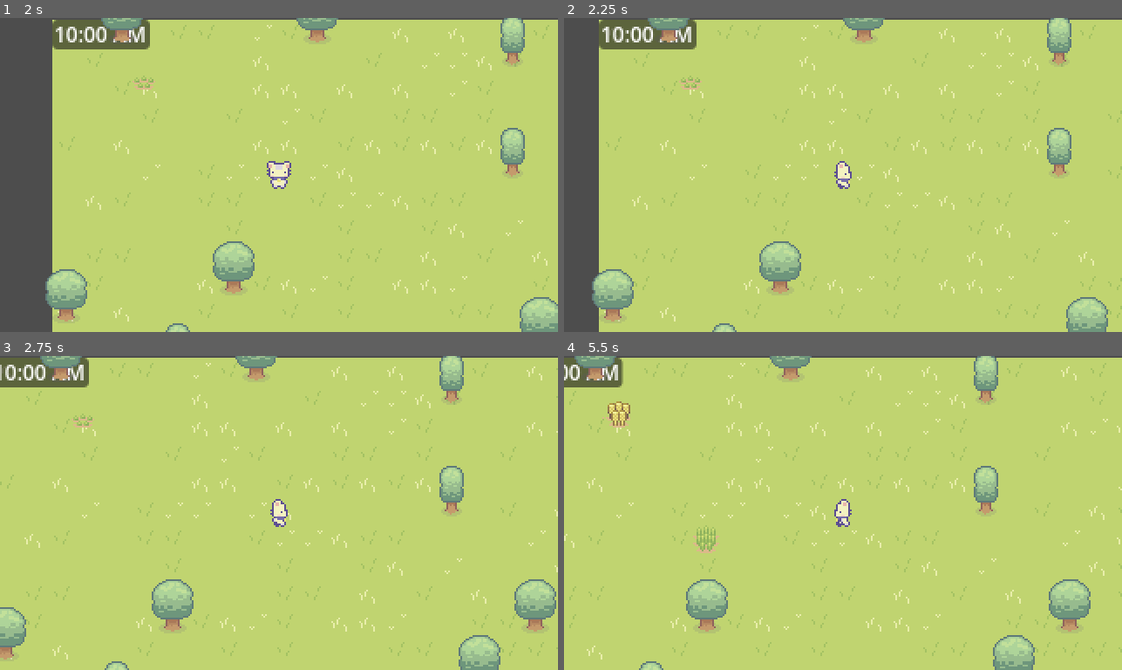
Above: before the commit, frames 1-4 (two rows, left to right).
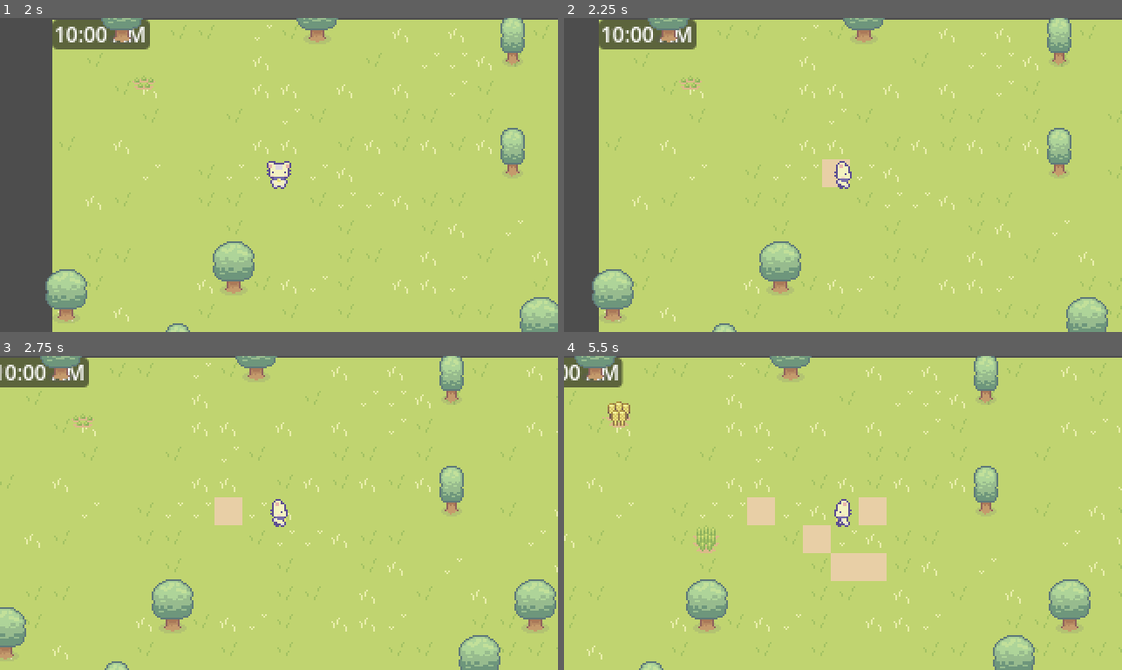
Above: after the commit, the same moments.

Repository: egd3025/everbloom
Game: Godot game, scene res://start_menu.tscn
Two runs of this game, one before a commit and one after it. Both use one fixed random seed, a clock stepped at 60 frames per second and the inputs below.
Inputs (mouse positions are in pixels of both pictures, inside the frame that each line leads up to):
- Up to frame 1 (2 s): click "Start" at 0.5 s; click "Start World" at 1.25 s
- Up to frame 2 (2.25 s): move the mouse to (965, 159) at 2.02 s; hold Right (ui_right) from 2.03 s (still down); tap D (till, bound only after the commit) at 2.1 s
- Up to frame 3 (2.75 s): keep holding Right (ui_right)
- Up to frame 4 (5.5 s): move the mouse to (731, 528) at 2.77 s; release Right (ui_right) at 2.78 s; hold Down (ui_down) 2.78-3.53 s; click (731, 528) at 2.85 s; tap D (till, bound only after the commit) at 3.05, 3.8, 4.35, 5.1 s; move the mouse to (898, 443) at 3.52 s; hold Right (ui_right) 3.53-4.28 s; hold C (collect) 3.53-4.28 s; move the mouse to (815, 575) at 4.27 s; hold Up (ui_up) 4.28-5.03 s; move the mouse to (1010, 560) at 5.02 s; hold Left (ui_left) from 5.03 s (still down)

Frame 1 is identical in both runs. In frame 2, 0.3% of the frame differs, in the area x 46-52%, y 45-54%; in frame 3, 0.4%; in frame 4, 2.2%, in the area x 32-58%, y 45-72%.

Commit message:
tilling event made
Added the basis of tilling

Diff:
--- a/EverBloom/World/world.gd
+++ b/EverBloom/World/world.gd
@@ -2,6 +2,8 @@
 
 const plant = preload("res://Plants/Plant.tscn")
 @onready var world = $"."
+@onready var floor = $Floor
+@onready var player = $player
 
 # Called when the node enters the scene tree for the first time.
 func _input(event):
@@ -16,3 +18,13 @@
 
 	if Input.is_action_just_pressed("inventory"):
 		get_tree().change_scene_to_file("res://Inventory/inventory_ui.tscn")
+
+	if event.is_action("till"):
+		var coord = to_local(Vector2(player.position.x,player.position.y))
+		coord = floor.local_to_map(coord)
+		var coordList = []
+		for x in range(-1, 2):
+			for y in range(-1,2):
+				coordList.append(Vector2i(player.position.x + x,player.position.y + y))
+		floor.set_cell(1, coord, 3, Vector2(1,1))
+		floor.set_cells_terrain_connect(1, coordList, 0, 0)
--- a/EverBloom/project.godot
+++ b/EverBloom/project.godot
@@ -45,6 +45,11 @@
 "events": [Object(InputEventKey,"resource_local_to_scene":false,"resource_name":"","device":-1,"window_id":0,"alt_pressed":false,"shift_pressed":false,"ctrl_pressed":false,"meta_pressed":false,"pressed":false,"keycode":0,"physical_keycode":67,"key_label":0,"unicode":99,"echo":false,"script":null)
 ]
 }
+till={
+"deadzone": 0.5,
+"events": [Object(InputEventKey,"resource_local_to_scene":false,"resource_name":"","device":-1,"window_id":0,"alt_pressed":false,"shift_pressed":false,"ctrl_pressed":false,"meta_pressed":false,"pressed":false,"keycode":0,"physical_keycode":68,"key_label":0,"unicode":100,"echo":false,"script":null)
+]
+}
 
 [rendering]
 
--- a/EverBloom/stardew.tres
+++ b/EverBloom/stardew.tres
@@ -1,7 +1,9 @@
-[gd_resource type="TileSet" load_steps=5 format=3 uid="uid://cxa3a7h17ymwt"]
+[gd_resource type="TileSet" load_steps=9 format=3 uid="uid://cxa3a7h17ymwt"]
 
 [ext_resource type="Texture2D" uid="uid://yjq6hhb4bn02" path="res://cup_noodle/Grass.png" id="1_ixsi7"]
 [ext_resource type="Texture2D" uid="uid://cgym3jp30l7it" path="res://cup_noodle/Basic_Grass_Biom_things.png" id="1_mlu5y"]
+[ext_resource type="Texture2D" uid="uid://tb622hwef30b" path="res://World/DirtTileset.png" id="2_sc838"]
+[ext_resource type="Texture2D" uid="uid://cjt578lh1na6p" path="res://cup_noodle/Tilled_Dirt.png" id="4_h34bj"]
 
 [sub_resource type="TileSetAtlasSource" id="TileSetAtlasSource_inrql"]
 texture = ExtResource("1_mlu5y")
@@ -136,6 +138,150 @@
 1:0/0/physics_layer_0/linear_velocity = Vector2(0, 0)
 1:0/0/physics_layer_0/angular_velocity = 0.0
 1:0/0/physics_layer_0/polygon_0/points = PackedVector2Array(-4.86136, 0.795495, 5.03814, 1.32583, 3.62392, 3.44715, -0.265164, 3.97748, -4.15425, 3.8007)
+
+[sub_resource type="TileSetAtlasSource" id="TileSetAtlasSource_7mwv3"]
+texture = ExtResource("2_sc838")
+0:0/0 = 0
+0:0/0/physics_layer_0/linear_velocity = Vector2(0, 0)
+0:0/0/physics_layer_0/angular_velocity = 0.0
+1:0/0 = 0
+1:0/0/physics_layer_0/linear_velocity = Vector2(0, 0)
+1:0/0/physics_layer_0/angular_velocity = 0.0
+2:0/0 = 0
+2:0/0/physics_layer_0/linear_velocity = Vector2(0, 0)
+2:0/0/physics_layer_0/angular_velocity = 0.0
+3:0/0 = 0
+3:0/0/physics_layer_0/linear_velocity = Vector2(0, 0)
+3:0/0/physics_layer_0/angular_velocity = 0.0
+4:0/0 = 0
+4:0/0/physics_layer_0/linear_velocity = Vector2(0, 0)
+4:0/0/physics_layer_0/angular_velocity = 0.0
+5:0/0 = 0
+5:0/0/physics_layer_0/linear_velocity = Vector2(0, 0)
+5:0/0/physics_layer_0/angular_velocity = 0.0
+6:0/0 = 0
+6:0/0/physics_layer_0/linear_velocity = Vector2(0, 0)
+6:0/0/physics_layer_0/angular_velocity = 0.0
+7:0/0 = 0
+7:0/0/physics_layer_0/linear_velocity = Vector2(0, 0)
+7:0/0/physics_layer_0/angular_velocity = 0.0
+8:0/0 = 0
+8:0/0/physics_layer_0/linear_velocity = Vector2(0, 0)
+8:0/0/physics_layer_0/angular_velocity = 0.0
+9:0/0 = 0
+9:0/0/physics_layer_0/linear_velocity = Vector2(0, 0)
+9:0/0/physics_layer_0/angular_velocity = 0.0
+0:1/0 = 0
+0:1/0/physics_layer_0/linear_velocity = Vector2(0, 0)
+0:1/0/physics_layer_0/angular_velocity = 0.0
+1:1/0 = 0
+1:1/0/physics_layer_0/linear_velocity = Vector2(0, 0)
+1:1/0/physics_layer_0/angular_velocity = 0.0
+2:1/0 = 0
+2:1/0/physics_layer_0/linear_velocity = Vector2(0, 0)
+2:1/0/physics_layer_0/angular_velocity = 0.0
+3:1/0 = 0
+3:1/0/physics_layer_0/linear_velocity = Vector2(0, 0)
+3:1/0/physics_layer_0/angular_velocity = 0.0
+4:1/0 = 0
+4:1/0/physics_layer_0/linear_velocity = Vector2(0, 0)
+4:1/0/physics_layer_0/angular_velocity = 0.0
+5:1/0 = 0
+5:1/0/physics_layer_0/linear_velocity = Vector2(0, 0)
+5:1/0/physics_layer_0/angular_velocity = 0.0
+6:1/0 = 0
+6:1/0/physics_layer_0/linear_velocity = Vector2(0, 0)
+6:1/0/physics_layer_0/angular_velocity = 0.0
+7:1/0 = 0
+7:1/0/physics_layer_0/linear_velocity = Vector2(0, 0)
+7:1/0/physics_layer_0/angular_velocity = 0.0
+8:1/0 = 0
+8:1/0/physics_layer_0/linear_velocity = Vector2(0, 0)
+8:1/0/physics_layer_0/angular_velocity = 0.0
+9:1/0 = 0
+9:1/0/physics_layer_0/linear_velocity = Vector2(0, 0)
+9:1/0/physics_layer_0/angular_velocity = 0.0
+0:2/0 = 0
+0:2/0/physics_layer_0/linear_velocity = Vector2(0, 0)
+0:2/0/physics_layer_0/angular_velocity = 0.0
+1:2/0 = 0
+1:2/0/physics_layer_0/linear_velocity = Vector2(0, 0)
+1:2/0/physics_layer_0/angular_velocity = 0.0
+2:2/0 = 0
+2:2/0/physics_layer_0/linear_velocity = Vector2(0, 0)
+2:2/0/physics_layer_0/angular_velocity = 0.0
+3:2/0 = 0
+3:2/0/physics_layer_0/linear_velocity = Vector2(0, 0)
+3:2/0/physics_layer_0/angular_velocity = 0.0
+4:2/0 = 0
+4:2/0/physics_layer_0/linear_velocity = Vector2(0, 0)
+4:2/0/physics_layer_0/angular_velocity = 0.0
+5:2/0 = 0
+5:2/0/physics_layer_0/linear_velocity = Vector2(0, 0)
+5:2/0/physics_layer_0/angular_velocity = 0.0
+6:2/0 = 0
+6:2/0/physics_layer_0/linear_velocity = Vector2(0, 0)
+6:2/0/physics_layer_0/angular_velocity = 0.0
+7:2/0 = 0
+7:2/0/physics_layer_0/linear_velocity = Vector2(0, 0)
+7:2/0/physics_layer_0/angular_velocity = 0.0
+8:2/0 = 0
+8:2/0/physics_layer_0/linear_velocity = Vector2(0, 0)
+8:2/0/physics_layer_0/angular_velocity = 0.0
+9:2/0 = 0
+9:2/0/physics_layer_0/linear_velocity = Vector2(0, 0)
+9:2/0/physics_layer_0/angular_velocity = 0.0
+10:2/0 = 0
+10:2/0/physics_layer_0/linear_velocity = Vector2(0, 0)
+10:2/0/physics_layer_0/angular_velocity = 0.0
+0:3/0 = 0
+0:3/0/physics_layer_0/linear_velocity = Vector2(0, 0)
+0:3/0/physics_layer_0/angular_velocity = 0.0
+1:3/0 = 0
+1:3/0/physics_layer_0/linear_velocity = Vector2(0, 0)
+1:3/0/physics_layer_0/angular_velocity = 0.0
+2:3/0 = 0
+2:3/0/physics_layer_0/linear_velocity = Vector2(0, 0)
+2:3/0/physics_layer_0/angular_velocity = 0.0
+3:3/0 = 0
+3:3/0/physics_layer_0/linear_velocity = Vector2(0, 0)
+3:3/0/physics_layer_0/angular_velocity = 0.0
+4:3/0 = 0
+4:3/0/physics_layer_0/linear_velocity = Vector2(0, 0)
+4:3/0/physics_layer_0/angular_velocity = 0.0
+5:3/0 = 0
+5:3/0/physics_layer_0/linear_velocity = Vector2(0, 0)
+5:3/0/physics_layer_0/angular_velocity = 0.0
+6:3/0 = 0
+6:3/0/physics_layer_0/linear_velocity = Vector2(0, 0)
+6:3/0/physics_layer_0/angular_velocity = 0.0
+7:3/0 = 0
+7:3/0/physics_layer_0/linear_velocity = Vector2(0, 0)
+7:3/0/physics_layer_0/angular_velocity = 0.0
+8:3/0 = 0
+8:3/0/physics_layer_0/linear_velocity = Vector2(0, 0)
+8:3/0/physics_layer_0/angular_velocity = 0.0
+9:3/0 = 0
+9:3/0/physics_layer_0/linear_velocity = Vector2(0, 0)
+9:3/0/physics_layer_0/angular_velocity = 0.0
+10:3/0 = 0
+10:3/0/physics_layer_0/linear_velocity = Vector2(0, 0)
+10:3/0/physics_layer_0/angular_velocity = 0.0
+4:4/0 = 0
+4:4/0/physics_layer_0/linear_velocity = Vector2(0, 0)
+4:4/0/physics_layer_0/angular_velocity = 0.0
+5:4/0 = 0
+5:4/0/physics_layer_0/linear_velocity = Vector2(0, 0)
+5:4/0/physics_layer_0/angular_velocity = 0.0
+6:4/0 = 0
+6:4/0/physics_layer_0/linear_velocity = Vector2(0, 0)
+6:4/0/physics_layer_0/angular_velocity = 0.0
+7:4/0 = 0
+7:4/0/physics_layer_0/linear_velocity = Vector2(0, 0)
+7:4/0/physics_layer_0/angular_velocity = 0.0
+8:4/0 = 0
+8:4/0/physics_layer_0/linear_velocity = Vector2(0, 0)
+8:4/0/physics_layer_0/angular_velocity = 0.0
 
 [sub_resource type="TileSetAtlasSource" id="TileSetAtlasSource_t4pcs"]
 texture = ExtResource("1_ixsi7")
@@ -353,8 +499,302 @@
 8:6/0/physics_layer_0/linear_velocity = Vector2(0, 0)
 8:6/0/physics_layer_0/angular_velocity = 0.0
 
+[sub_resource type="TileSetAtlasSource" id="TileSetAtlasSource_t2tev"]
+texture = ExtResource("4_h34bj")
+margins = Vector2i(0, 1)
+0:0/0 = 0
+0:0/0/terrain_set = 0
+0:0/0/physics_layer_0/linear_velocity = Vector2(0, 0)
+0:0/0/physics_layer_0/angular_velocity = 0.0
+0:0/0/terrains_peering_bit/bottom_right_corner = 0
+1:0/0 = 0
+1:0/0/terrain_set = 0
+1:0/0/physics_layer_0/linear_velocity = Vector2(0, 0)
+1:0/0/physics_layer_0/angular_velocity = 0.0
+1:0/0/terrains_peering_bit/bottom_right_corner = 0
+1:0/0/terrains_peering_bit/bottom_side = 0
+1:0/0/terrains_peering_bit/bottom_left_corner = 0
+2:0/0 = 0
+2:0/0/terrain_set = 0
+2:0/0/physics_layer_0/linear_velocity = Vector2(0, 0)
+2:0/0/physics_layer_0/angular_velocity = 0.0
+2:0/0/terrains_peering_bit/bottom_left_corner = 0
+3:0/0 = 0
+3:0/0/physics_layer_0/linear_velocity = Vector2(0, 0)
+3:0/0/physics_layer_0/angular_velocity = 0.0
+4:0/0 = 0
+4:0/0/physics_layer_0/linear_velocity = Vector2(0, 0)
+4:0/0/physics_layer_0/angular_velocity = 0.0
+5:0/0 = 0
+5:0/0/physics_layer_0/linear_velocity = Vector2(0, 0)
+5:0/0/physics_layer_0/angular_velocity = 0.0
+6:0/0 = 0
+6:0/0/physics_layer_0/linear_velocity = Vector2(0, 0)
+6:0/0/physics_layer_0/angular_velocity = 0.0
+7:0/0 = 0
+7:0/0/physics_layer_0/linear_velocity = Vector2(0, 0)
+7:0/0/physics_layer_0/angular_velocity = 0.0
+8:0/0 = 0
+8:0/0/physics_layer_0/linear_velocity = Vector2(0, 0)
+8:0/0/physics_layer_0/angular_velocity = 0.0
+9:0/0 = 0
+9:0/0/physics_layer_0/linear_velocity = Vector2(0, 0)
+9:0/0/physics_layer_0/angular_velocity = 0.0
+0:1/0 = 0
+0:1/0/terrain_set = 0
+0:1/0/physics_layer_0/linear_velocity = Vector2(0, 0)
+0:1/0/physics_layer_0/angular_velocity = 0.0
+0:1/0/terrains_peering_bit/right_side = 0
+0:1/0/terrains_peering_bit/bottom_right_corner = 0
+0:1/0/terrains_peering_bit/top_right_corner = 0
+1:1/0 = 0
+1:1/0/terrain_set = 0
+1:1/0/terrain = 0
+1:1/0/physics_layer_0/linear_velocity = Vector2(0, 0)
+1:1/0/physics_layer_0/angular_velocity = 0.0
+1:1/0/terrains_peering_bit/right_side = 0
+1:1/0/terrains_peering_bit/bottom_right_corner = 0
+1:1/0/terrains_peering_bit/bottom_side = 0
+1:1/0/terrains_peering_bit/bottom_left_corner = 0
+1:1/0/terrains_peering_bit/left_side = 0
+1:1/0/terrains_peering_bit/top_left_corner = 0
+1:1/0/terrains_peering_bit/top_side = 0
+1:1/0/terrains_peering_bit/top_right_corner = 0
+2:1/0 = 0
+2:1/0/terrain_set = 0
+2:1/0/physics_layer_0/linear_velocity = Vector2(0, 0)
+2:1/0/physics_layer_0/angular_velocity = 0.0
+2:1/0/terrains_peering_bit/bottom_left_corner = 0
+2:1/0/terrains_peering_bit/left_side = 0
+2:1/0/terrains_peering_bit/top_left_corner = 0
+3:1/0 = 0
+3:1/0/physics_layer_0/linear_velocity = Vector2(0, 0)
+3:1/0/physics_layer_0/angular_velocity = 0.0
+4:1/0 = 0
+4:1/0/physics_layer_0/linear_velocity = Vector2(0, 0)
+4:1/0/physics_layer_0/angular_velocity = 0.0
+5:1/0 = 0
+5:1/0/physics_layer_0/linear_velocity = Vector2(0, 0)
+5:1/0/physics_layer_0/angular_velocity = 0.0
+6:1/0 = 0
+6:1/0/physics_layer_0/linear_velocity = Vector2(0, 0)
+6:1/0/physics_layer_0/angular_velocity = 0.0
+7:1/0 = 0
+7:1/0/physics_layer_0/linear_velocity = Vector2(0, 0)
+7:1/0/physics_layer_0/angular_velocity = 0.0
+8:1/0 = 0
+8:1/0/physics_layer_0/linear_velocity = Vector2(0, 0)
+8:1/0/physics_layer_0/angular_velocity = 0.0
+9:1/0 = 0
+9:1/0/physics_layer_0/linear_velocity = Vector2(0, 0)
+9:1/0/physics_layer_0/angular_velocity = 0.0
+0:2/0 = 0
+0:2/0/terrain_set = 0
+0:2/0/physics_layer_0/linear_velocity = Vector2(0, 0)
+0:2/0/physics_layer_0/angular_velocity = 0.0
+0:2/0/terrains_peering_bit/top_right_corner = 0
+1:2/0 = 0
+1:2/0/terrain_set = 0
+1:2/0/physics_layer_0/linear_velocity = Vector2(0, 0)
+1:2/0/physics_layer_0/angular_velocity = 0.0
+1:2/0/terrains_peering_bit/top_left_corner = 0
+1:2/0/terrains_peering_bit/top_side = 0
+1:2/0/terrains_peering_bit/top_right_corner = 0
+2:2/0 = 0
+2:2/0/terrain_set = 0
+2:2/0/physics_layer_0/linear_velocity = Vector2(0, 0)
+2:2/0/physics_layer_0/angular_velocity = 0.0
+2:2/0/terrains_peering_bit/top_left_corner = 0
+3:2/0 = 0
+3:2/0/physics_layer_0/linear_velocity = Vector2(0, 0)
+3:2/0/physics_layer_0/angular_velocity = 0.0
+4:2/0 = 0
+4:2/0/physics_layer_0/linear_velocity = Vector2(0, 0)
+4:2/0/physics_layer_0/angular_velocity = 0.0
+5:2/0 = 0
+5:2/0/physics_layer_0/linear_velocity = Vector2(0, 0)
+5:2/0/physics_layer_0/angular_velocity = 0.0
+6:2/0 = 0
+6:2/0/physics_layer_0/linear_velocity = Vector2(0, 0)
+6:2/0/physics_layer_0/angular_velocity = 0.0
+7:2/0 = 0
+7:2/0/physics_layer_0/linear_velocity = Vector2(0, 0)
+7:2/0/physics_layer_0/angular_velocity = 0.0
+8:2/0 = 0
+8:2/0/physics_layer_0/linear_velocity = Vector2(0, 0)
+8:2/0/physics_layer_0/angular_velocity = 0.0
+9:2/0 = 0
+9:2/0/physics_layer_0/linear_velocity = Vector2(0, 0)
+9:2/0/physics_layer_0/angular_velocity = 0.0
+10:2/0 = 0
+10:2/0/physics_layer_0/linear_velocity = Vector2(0, 0)
+10:2/0/physics_layer_0/angular_velocity = 0.0
+0:3/0 = 0
+0:3/0/physics_layer_0/linear_velocity = Vector2(0, 0)
+0:3/0/physics_layer_0/angular_velocity = 0.0
+1:3/0 = 0
+1:3/0/physics_layer_0/linear_velocity = Vector2(0, 0)
+1:3/0/physics_layer_0/angular_velocity = 0.0
+2:3/0 = 0
+2:3/0/physics_layer_0/linear_velocity = Vector2(0, 0)
+2:3/0/physics_layer_0/angular_velocity = 0.0
+3:3/0 = 0
+3:3/0/physics_layer_0/linear_velocity = Vector2(0, 0)
+3:3/0/physics_layer_0/angular_velocity = 0.0
+4:3/0 = 0
+4:3/0/physics_layer_0/linear_velocity = Vector2(0, 0)
+4:3/0/physics_layer_0/angular_velocity = 0.0
+5:3/0 = 0
+5:3/0/physics_layer_0/linear_velocity = Vector2(0, 0)
+5:3/0/physics_layer_0/angular_velocity = 0.0
+6:3/0 = 0
+6:3/0/physics_layer_0/linear_velocity = Vector2(0, 0)
+6:3/0/physics_layer_0/angular_velocity = 0.0
+7:3/0 = 0
+7:3/0/physics_layer_0/linear_velocity = Vector2(0, 0)
+7:3/0/physics_layer_0/angular_velocity = 0.0
+8:3/0 = 0
+8:3/0/physics_layer_0/linear_velocity = Vector2(0, 0)
+8:3/0/physics_layer_0/angular_velocity = 0.0
+9:3/0 = 0
+9:3/0/physics_layer_0/linear_velocity = Vector2(0, 0)
+9:3/0/physics_layer_0/angular_velocity = 0.0
+10:3/0 = 0
+10:3/0/physics_layer_0/linear_velocity = Vector2(0, 0)
+10:3/0/physics_layer_0/angular_velocity = 0.0
+0:4/0 = 0
+0:4/0/physics_layer_0/linear_velocity = Vector2(0, 0)
+0:4/0/physics_layer_0/angular_velocity = 0.0
+1:4/0 = 0
+1:4/0/physics_layer_0/linear_velocity = Vector2(0, 0)
+1:4/0/physics_layer_0/angular_velocity = 0.0
+2:4/0 = 0
+2:4/0/physics_layer_0/linear_velocity = Vector2(0, 0)
+2:4/0/physics_layer_0/angular_velocity = 0.0
+3:4/0 = 0
+3:4/0/physics_layer_0/linear_velocity = Vector2(0, 0)
+3:4/0/physics_layer_0/angular_velocity = 0.0
+4:4/0 = 0
+4:4/0/physics_layer_0/linear_velocity = Vector2(0, 0)
+4:4/0/physics_layer_0/angular_velocity = 0.0
+5:4/0 = 0
+5:4/0/physics_layer_0/linear_velocity = Vector2(0, 0)
+5:4/0/physics_layer_0/angular_velocity = 0.0
+6:4/0 = 0
+6:4/0/physics_layer_0/linear_velocity = Vector2(0, 0)
+6:4/0/physics_layer_0/angular_velocity = 0.0
+7:4/0 = 0
+7:4/0/physics_layer_0/linear_velocity = Vector2(0, 0)
+7:4/0/physics_layer_0/angular_velocity = 0.0
+8:4/0 = 0
+8:4/0/physics_layer_0/linear_velocity = Vector2(0, 0)
+8:4/0/physics_layer_0/angular_velocity = 0.0
+0:5/0 = 0
+0:5/0/physics_layer_0/linear_velocity = Vector2(0, 0)
+0:5/0/physics_layer_0/angular_velocity = 0.0
+1:5/0 = 0
+1:5/0/physics_layer_0/linear_velocity = Vector2(0, 0)
+1:5/0/physics_layer_0/angular_velocity = 0.0
+2:5/0 = 0
+2:5/0/physics_layer_0/linear_velocity = Vector2(0, 0)
+2:5/0/physics_layer_0/angular_velocity = 0.0
+3:5/0 = 0
+3:5/0/terrain_set = 0
+3:5/0/physics_layer_0/linear_velocity = Vector2(0, 0)
+3:5/0/physics_layer_0/angular_velocity = 0.0
+3:5/0/terrains_peering_bit/bottom_left_corner = 0
+3:5/0/terrains_peering_bit/left_side = 0
+3:5/0/terrains_peering_bit/top_left_corner = 0
+3:5/0/terrains_peering_bit/top_side = 0
+3:5/0/terrains_peering_bit/top_right_corner = 0
+4:5/0 = 0
+4:5/0/terrain_set = 0
+4:5/0/physics_layer_0/linear_velocity = Vector2(0, 0)
+4:5/0/physics_layer_0/angular_velocity = 0.0
+4:5/0/terrains_peering_bit/right_side = 0
+4:5/0/terrains_peering_bit/bottom_right_corner = 0
+4:5/0/terrains_peering_bit/top_left_corner = 0
+4:5/0/terrains_peering_bit/top_side = 0
+4:5/0/terrains_peering_bit/top_right_corner = 0
+5:5/0 = 0
+5:5/0/terrain_set = 0
+5:5/0/physics_layer_0/linear_velocity = Vector2(0, 0)
+5:5/0/physics_layer_0/angular_velocity = 0.0
+5:5/0/terrains_peering_bit/bottom_right_corner = 0
+5:5/0/terrains_peering_bit/bottom_side = 0
+5:5/0/terrains_peering_bit/bottom_left_corner = 0
+6:5/0 = 0
+6:5/0/physics_layer_0/linear_velocity = Vector2(0, 0)
+6:5/0/physics_layer_0/angular_velocity = 0.0
+7:5/0 = 0
+7:5/0/terrain_set = 0
+7:5/0/physics_layer_0/linear_velocity = Vector2(0, 0)
+7:5/0/physics_layer_0/angular_velocity = 0.0
+8:5/0 = 0
+8:5/0/terrain_set = 0
+8:5/0/physics_layer_0/linear_velocity = Vector2(0, 0)
+8:5/0/physics_layer_0/angular_velocity = 0.0
+8:5/0/terrains_peering_bit/right_side = 0
+8:5/0/terrains_peering_bit/bottom_right_corner = 0
+8:5/0/terrains_peering_bit/top_right_corner = 0
+9:5/0 = 0
+9:5/0/terrain_set = 0
+9:5/0/physics_layer_0/linear_velocity = Vector2(0, 0)
+9:5/0/physics_layer_0/angular_velocity = 0.0
+9:5/0/terrains_peering_bit/bottom_left_corner = 0
+9:5/0/terrains_peering_bit/left_side = 0
+9:5/0/terrains_peering_bit/top_left_corner = 0
+0:6/0 = 0
+0:6/0/physics_layer_0/linear_velocity = Vector2(0, 0)
+0:6/0/physics_layer_0/angular_velocity = 0.0
+1:6/0 = 0
+1:6/0/physics_layer_0/linear_velocity = Vector2(0, 0)
+1:6/0/physics_layer_0/angular_velocity = 0.0
+2:6/0 = 0
+2:6/0/physics_layer_0/linear_velocity = Vector2(0, 0)
+2:6/0/physics_layer_0/angular_velocity = 0.0
+3:6/0 = 0
+3:6/0/terrain_set = 0
+3:6/0/physics_layer_0/linear_velocity = Vector2(0, 0)
+3:6/0/physics_layer_0/angular_velocity = 0.0
+3:6/0/terrains_peering_bit/bottom_right_corner = 0
+3:6/0/terrains_peering_bit/bottom_side = 0
+3:6/0/terrains_peering_bit/bottom_left_corner = 0
+3:6/0/terrains_peering_bit/left_side = 0
+3:6/0/terrains_peering_bit/top_left_corner = 0
+4:6/0 = 0
+4:6/0/terrain_set = 0
+4:6/0/physics_layer_0/linear_velocity = Vector2(0, 0)
+4:6/0/physics_layer_0/angular_velocity = 0.0
+4:6/0/terrains_peering_bit/right_side = 0
+4:6/0/terrains_peering_bit/bottom_right_corner = 0
+4:6/0/terrains_peering_bit/bottom_side = 0
+4:6/0/terrains_peering_bit/bottom_left_corner = 0
+4:6/0/terrains_peering_bit/top_right_corner = 0
+5:6/0 = 0
+5:6/0/terrain_set = 0
+5:6/0/physics_layer_0/linear_velocity = Vector2(0, 0)
+5:6/0/physics_layer_0/angular_velocity = 0.0
+5:6/0/terrains_peering_bit/top_left_corner = 0
+5:6/0/terrains_peering_bit/top_side = 0
+5:6/0/terrains_peering_bit/top_right_corner = 0
+6:6/0 = 0
+6:6/0/physics_layer_0/linear_velocity = Vector2(0, 0)
+6:6/0/physics_layer_0/angular_velocity = 0.0
+8:6/0 = 0
+8:6/0/physics_layer_0/linear_velocity = Vector2(0, 0)
+8:6/0/physics_layer_0/angular_velocity = 0.0
+9:6/0 = 0
+9:6/0/physics_layer_0/linear_velocity = Vector2(0, 0)
+9:6/0/physics_layer_0/angular_velocity = 0.0
+
 [resource]
 physics_layer_0/collision_layer = 1
 physics_layer_0/collision_mask = 2
+terrain_set_0/mode = 0
+terrain_set_0/terrain_0/name = "AutoTile"
+terrain_set_0/terrain_0/color = Color(0.717647, 0, 0.258824, 1)
 sources/2 = SubResource("TileSetAtlasSource_t4pcs")
 sources/0 = SubResource("TileSetAtlasSource_inrql")
+sources/1 = SubResource("TileSetAtlasSource_7mwv3")
+sources/3 = SubResource("TileSetAtlasSource_t2tev")
Not shown: 1 places in EverBloom/Pause Menu.tscn that only renumber resources
Not shown: 1 places in EverBloom/start_menu.tscn that only renumber resources
